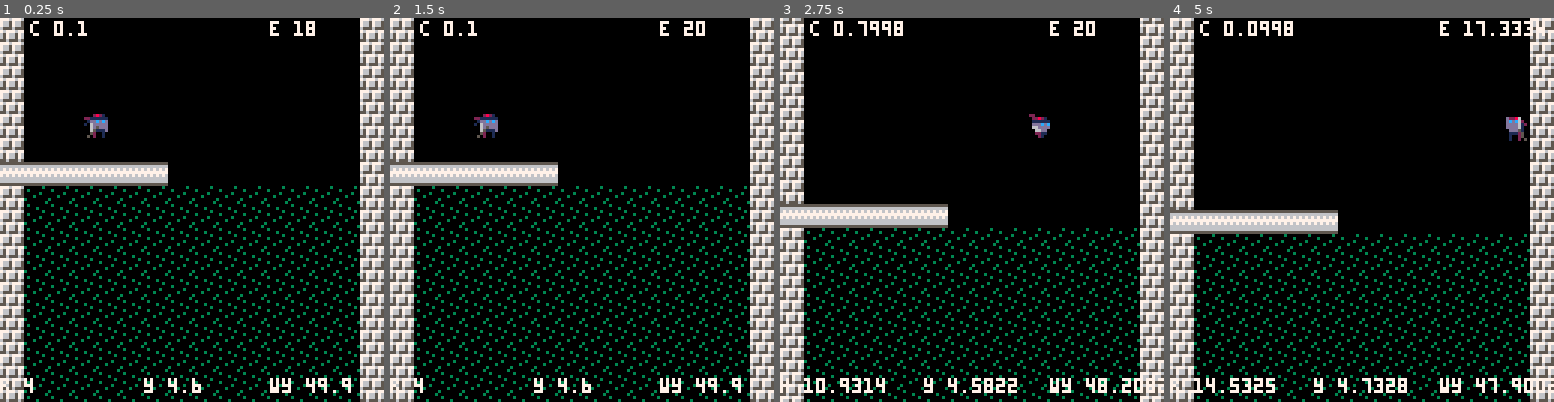
Above: before the commit, frames 1-4 (left to right).
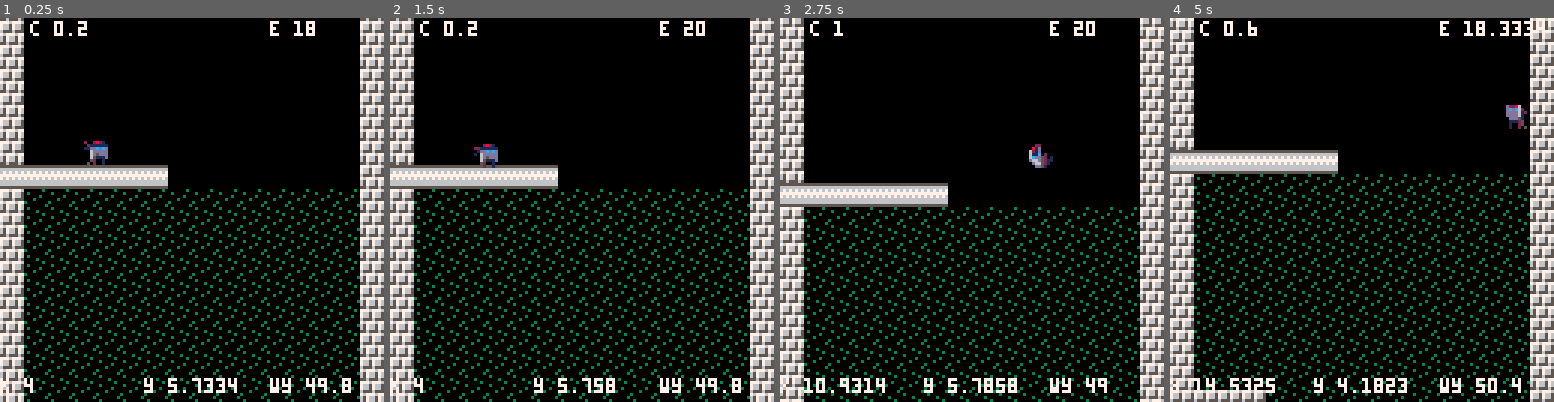
Above: after the commit, the same moments.

Repository: ggaughan/wake-of-the-ninja
Game: PICO-8 cartridge wakey.p8
Two runs of this game, one before a commit and one after it. Both use one fixed random seed, a clock stepped at 60 frames per second and the inputs below.
Inputs:
- Up to frame 1 (0.25 s): no input
- Up to frame 2 (1.5 s): no input
- Up to frame 3 (2.75 s): hold Right 1.6-2.1 s; hold Up 2.15-2.42 s; hold Right from 2.47 s (still down)
- Up to frame 4 (5 s): release Right at 3.03 s; hold Left 3.08-3.58 s; hold Down 3.63-3.97 s; hold Right 4.02-4.68 s; hold Up from 4.73 s (still down)

The runs differ from the first frame. In frame 1, 22% of the frame differs, in the area x 0-100%, y 0-100%; in frame 2, 22%; in frame 3, 23%; in frame 4, 26%.

Commit message:
Sparse water

Diff:
--- a/wakey.p8
+++ b/wakey.p8
@@ -30,14 +30,15 @@
 w_h = 100
 w_default_brick = 59
 w_default_row = {w_default_brick,0,0,0,0,0,0,0,0,0,0,0,0,0,0,w_default_brick}
+w_default_row_water = {w_default_brick,10,10,10,10,10,10,10,10,10,10,10,10,10,10,w_default_brick}
 w_start_brick = 141
 
---temp:w_g_y = 0.1  -- gravity
-w_g_y = 0
+w_g_y = 0.1  -- gravity
+--w_g_y = 0
 
 pl_start_y = 4
---scroll_dy = 0.2
-scroll_dy = 0.1
+scroll_dy = 0.2
+--scroll_dy = 0.1
 wdy = 0
 
 default_energy = 1
@@ -67,6 +68,9 @@
 -- ball.dy=0.1
 -- ball.inertia=0.0
 -- -- ball.bounce = 0.8
+	if debug then
+	 printh("mem "..stat(0))  -- in k
+	end
 
 end
 
@@ -119,7 +123,8 @@
 	 end --else --'fall'
  end
 
-	local in_water = pl.y + wy + pl.dy - w_g_y > water_level
+	-- note: +1 for smooth top row upward scrolling
+	local in_water = pl.y + wy + pl.dy - w_g_y +1 > water_level
 	--printh("*"..(pl.y + wy + pl.dy - w_g_y) .."..".. water_level )
 
 	if not btn(⬇️) and in_water then
@@ -204,19 +209,23 @@
 	end
 end
 
-function update_map(cwy)
- for y=-1,16 do
-		--mset(0,y,1+y%1+(wy%2))
+function update_map(fwy)
+ -- note: extra top row for smooth upward scroll
+ for y=0,16 do
+		local y_w = ceil(fwy)+y
+		local dr = w_default_row
+	 if y_w > water_level then
+		 dr = w_default_row_water
+	 end
 		for x=0,15 do
-			if w[ceil(cwy)+y] then
-				--printh(wy+y..","..#w[wy+y])
-				if w[ceil(cwy)+y][wx+x] then
-					mset(x,y,w[ceil(cwy)+y][wx+x])
+			if w[y_w] then
+				if w[y_w][wx+x] then
+					mset(x,y,w[y_w][wx+x])
 				else
-					mset(x,y,w_default_row[x+1])
+					mset(x,y,dr[x+1])
 				end
 			else
-				mset(x,y,w_default_row[x+1])
+				mset(x,y,dr[x+1])
 			end
 		end
 	end
@@ -226,7 +235,6 @@
  control_player(pl)
 
  -- todo skip if not changed
- --update_map(ceil(wy))
  update_map(wy)
 
  foreach(actor, move_actor)
@@ -273,57 +281,11 @@
 function _draw()
  cls()
 
---	wdy = 0
--- if pl.y < 4.6 then
---	 if true then --not solid_pl then
---		 wdy-=scroll_dy
---		 --wy-=(4.6 - pl.y)
---		end
---	 pl.y=4.6
--- elseif pl.y > 8.6 then
---	 if true then --not solid_pl then
---		 wdy+=scroll_dy
---		 --wy+=pl.y-8.6
---		end
---	 pl.y=8.6
--- end
--- wy += wdy
-
-
- --if pl.y < 4 then
- --	camera(0,-32)
- --elseif pl.y > 8 then
- --	camera(0,32)
- --end
- -- printh(wy.." "..((wy%8))..","..8-(ceil(wy)-wy)*10)
- --printh(wy..","..pl.y.." "..(wy%8))
-
- --camera(0, 8-(ceil(wy)-wy)*10)
- --camera(0, wy%8)
-
- --map(0,0,0,ceil((ceil(wy)-wy)*10),16,1)
-
- --camera(0, -wy%8)
+	-- smooth upward scroll by separate top row
  map(0,0,0,-(1-(ceil(wy)-wy))*8,16,1)
- --camera()
  map(0,1,0,(ceil(wy)-wy)*8,16,16)
 
-
- --map(0,0,0,ceil((ceil(wy)-wy)*10),16,16)
- --map(0,1,0,ceil((ceil(wy)-wy)*10),16,16)
- --map(0,1,0,-wy%8,16,17)
-
- --map(0,0,0,0,16,16)
- --camera()
-
  foreach(actor,draw_actor)
-
- --wy += wdy
---	if wdy < 0 then
---		pl.y = 4.6
---	elseif wdy > 0 then
---		pl.y = 8.6
---	end
 
 	if debug then
 	 -- no use?:
@@ -409,7 +371,8 @@
 
 function solid_area(x,y,w,h)
 
-	--y = y - (ceil(wy)-wy)
+	-- note: +1 for map shift for smooth top row upward scroll
+	y = y + 1 - (ceil(wy)-wy)
 
  if debug then
 		--rect(x*8-w*16, y*8-h*16, x*6+w*16, y*8+h*16, 9)
@@ -493,7 +456,7 @@
  if not solid_a(a, 0, a.dy) then
   a.y += a.dy
 	 -- gravity
-	 if a.y + wy - 1 > water_level then
+	 if a.y + wy - 1 +1 > water_level then  -- note: +1 for extra row for smooth upward scrolling
 	 	a.dy -= w_g_y
 	 else
 	 	a.dy += w_g_y
@@ -541,15 +504,15 @@
 end
 
 function make_world_row(y)
- if y > water_level then
- 	w[y] = {}
-	 for key, value in pairs(w_default_row) do
-	  w[y][key-1] = value
-		end
- 	for i=1,14 do
-		 w[y][i] = 10
-		end
- end
+-- if y > water_level then
+-- 	w[y] = {}
+--	 for key, value in pairs(w_default_row) do
+--	  w[y][key-1] = value
+--		end
+-- 	for i=1,14 do
+--		 w[y][i] = 10
+--		end
+-- end
 
  if rnd() > 0.8 then
   local sp = w_default_brick
